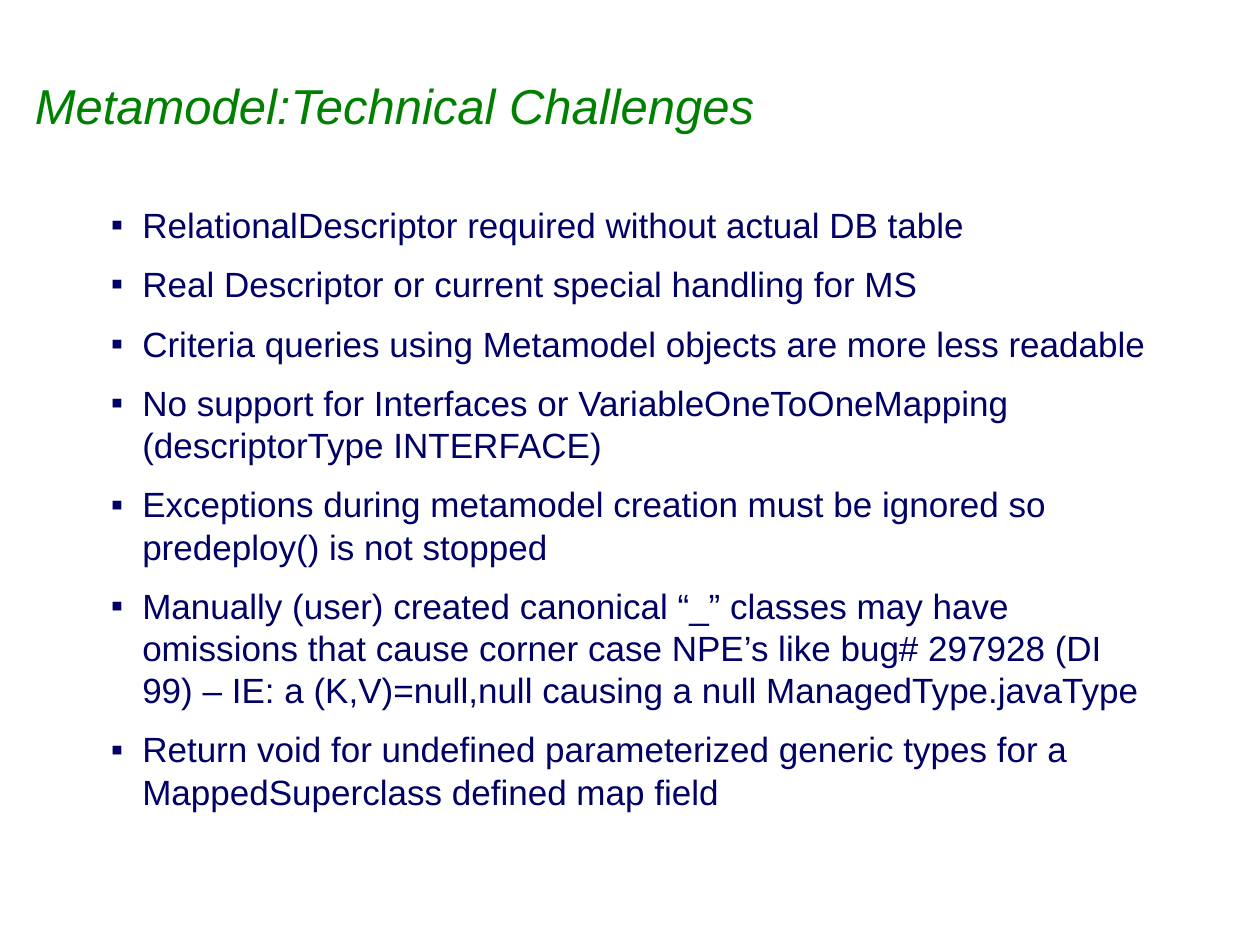
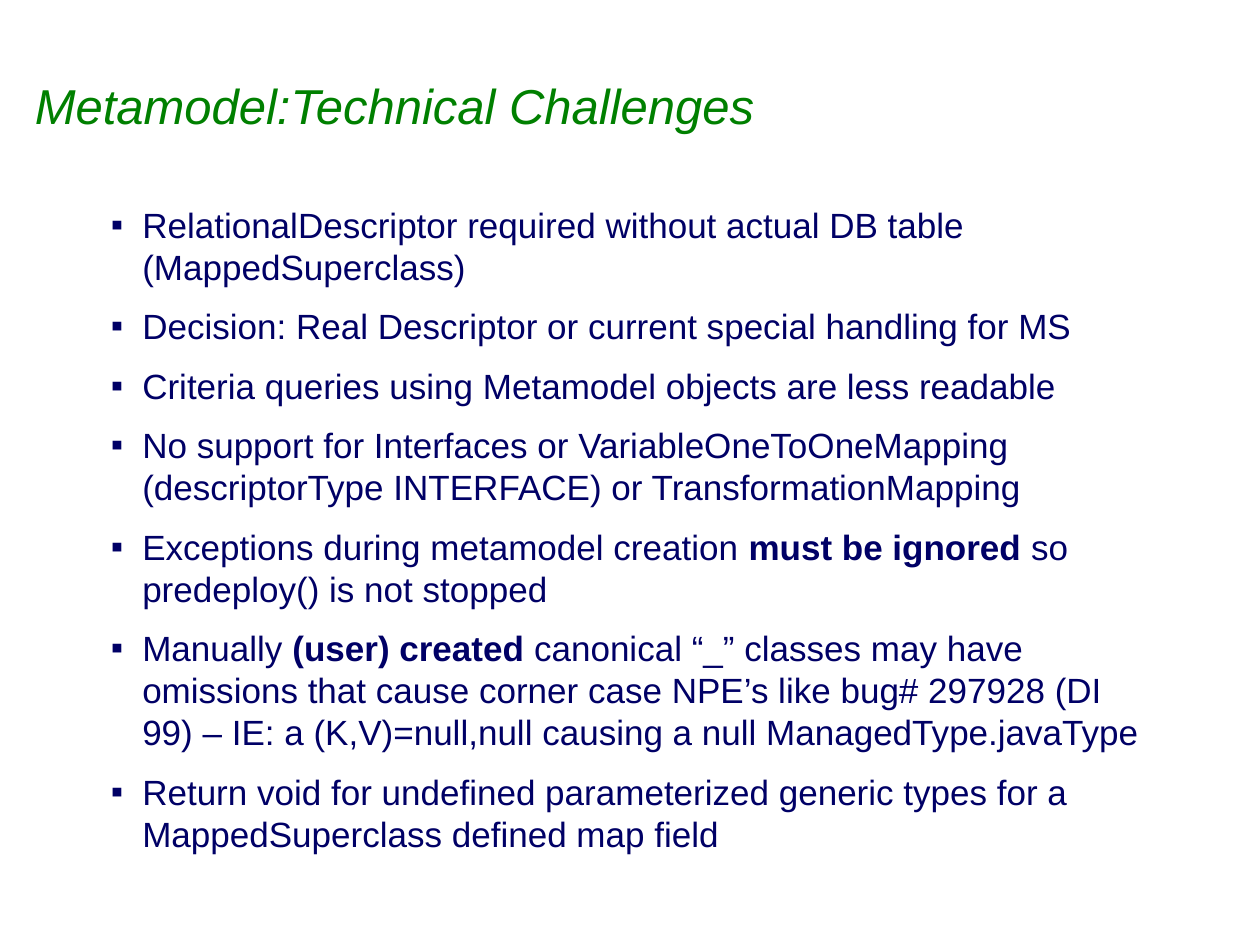
Before and after one commit to sabineheider/incubator, a slide deck: slide 25 of summit-2010/EclipseLink_JPA2_Metamodel.ppt. Drawn at 1260x945 pixels with LibreOffice and Linux fonts; fonts in the diff are those of the drawing; background and template pictures are left out. Boxes give left, top, right and bottom in pixels: in the first picture for what was removed or moved away, otherwise in the second. Text is boxed around its words. In the diff, an @@ line names an element or a change of style, - is before the commit and + after.

Commit message:
312854: EclipseLink Summit 2010 : Metamodel API PPT initial rough draft submission 3 http://wiki.eclipse.org/EclipseLink/Development/Summit/Topics#JPA_2.0

```diff
--- a/summit-2010/EclipseLink_JPA2_Metamodel.ppt
+++ b/summit-2010/EclipseLink_JPA2_Metamodel.ppt
@@ text at (x1=142, y1=212, x2=1071, y2=507): text changed @@
-▪ RelationalDescriptor required without actual DB table
-▪ Real Descriptor or current special handling for MS
-▪ Criteria queries using Metamodel objects are more less readable
-▪ No support for Interfaces or VariableOneToOneMapping (descriptorType INTERFACE)
+▪ RelationalDescriptor required without actual DB table (MappedSuperclass)
+▪ Decision: Real Descriptor or current special handling for MS
+▪ Criteria queries using Metamodel objects are less readable
+▪ No support for Interfaces or VariableOneToOneMapping (descriptorType INTERFACE) or TransformationMapping
@@ text at (x1=142, y1=534, x2=1138, y2=752): bold on in "must be ignored", "(user) created" @@
```
Also in this commit, not shown: 10 other slides changed, 1 slide added, 2 slides removed.
